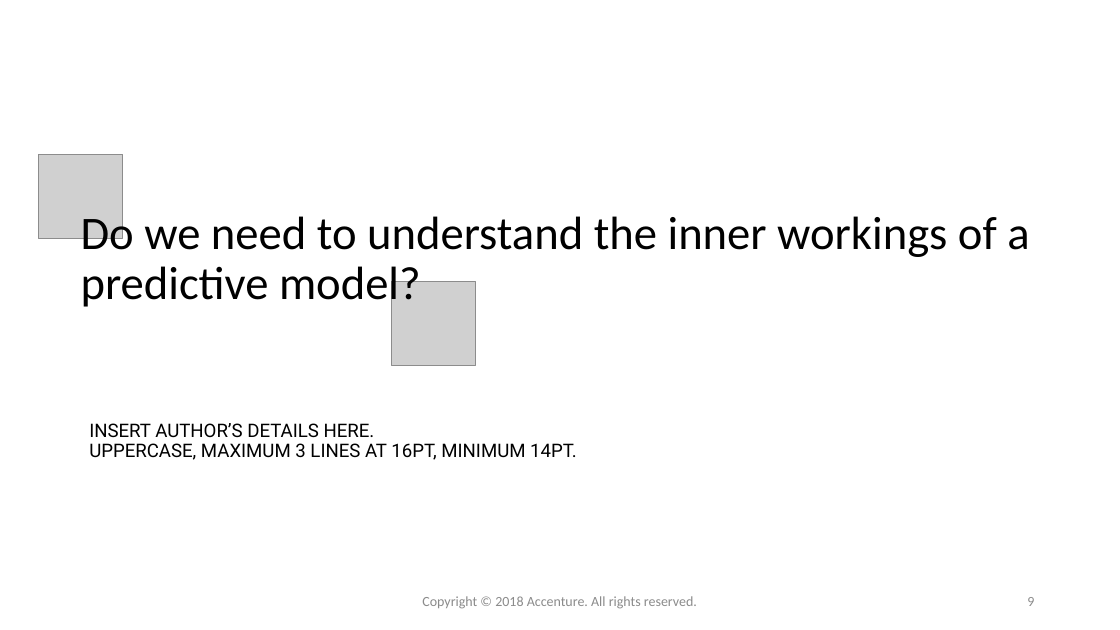
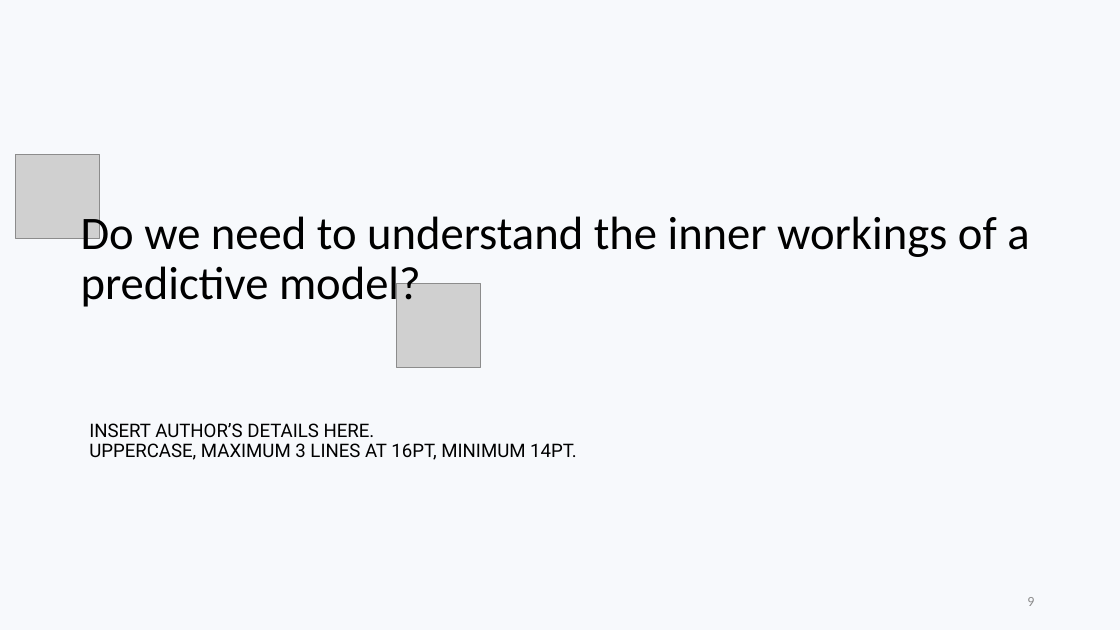
Before and after one commit to marnixm/lime_experiments, a slide deck: slide 9 of _Presentation/Thesis Marnix Maas (2020) - An assessment of black box model explainers.pptx. Drawn at 1120x630 pixels with LibreOffice and Linux fonts; fonts in the diff are those of the drawing; grey boxes stand for pictures. Boxes give left, top, right and bottom in pixels: in the first picture for what was removed or moved away, otherwise in the second. Text is boxed around its words. In the diff, an @@ line names an element or a change of style, - is before the commit and + after.

Commit message:
presentation

```diff
--- a/_Presentation/Thesis Marnix Maas (2020) - An assessment of black box model explainers.pptx
+++ b/_Presentation/Thesis Marnix Maas (2020) - An assessment of black box model explainers.pptx
@@ background #FFFFFF to #DAE3F3 at 20% opacity @@
@@ picture: place and size @@
-picture at (39, 154, 123, 238)
+picture at (15, 154, 99, 238)
@@ picture: place and size @@
-picture at (392, 281, 476, 365)
+picture at (397, 283, 481, 367)
@@ text removed at (422, 596, 697, 609) @@
-Copyright © 2018 Accenture. All rights reserved.
```
Also in this commit, not shown: 6 other slides changed, 32 slides added, 2 slides removed, 6 other files.
